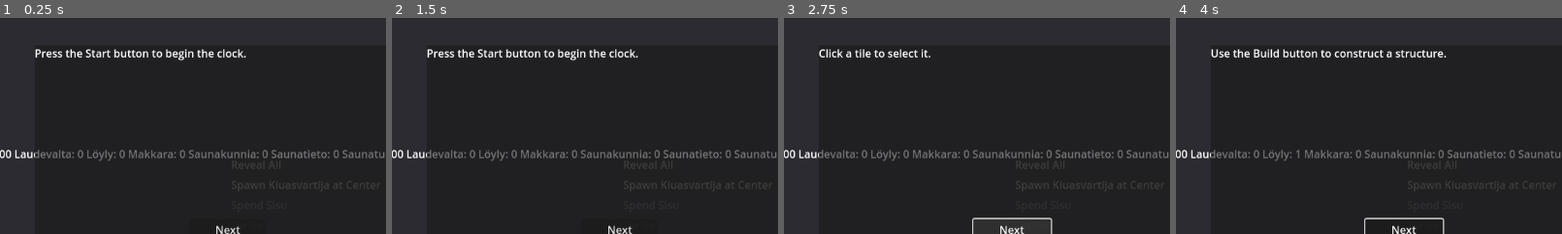
Above: before the commit, frames 1-4 (left to right).
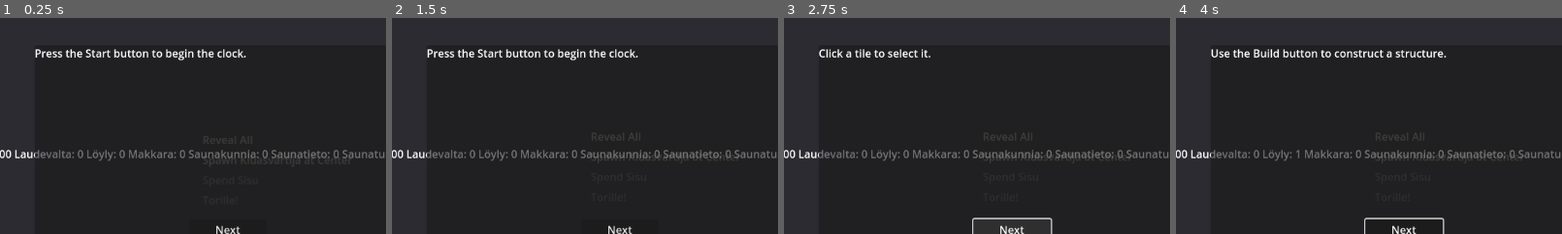
Above: after the commit, the same moments.

Repository: wasab1kastike/finsim_AA-club
Game: Godot game, scene res://scenes/ui/Main.tscn
Two runs of this game, one before a commit and one after it. Both use one fixed random seed, a clock stepped at 60 frames per second and the inputs below.
Inputs:
- Up to frame 1 (0.25 s): no input
- Up to frame 2 (1.5 s): click "Start" at 0.5 s; click "Start" at 1.25 s
- Up to frame 3 (2.75 s): click "Next" at 2 s
- Up to frame 4 (4 s): click "Next" at 2.75 s; click "Reveal All" at 3.5 s
The pictures show only the part of the screen within x 20-70%, y 19-68%; the shares and areas given below are measured in that part.

The runs differ from the first frame. In frame 1, 0.2% of the frame differs, in the area x 53-98%, y 54-81%; in frame 2, 0.4%, in the area x 51-98%, y 53-81%; in frame 3, 0.4%; in frame 4, 0.4%.

Commit message:
Assign TileSet to world layers

Diff:
--- a/scenes/world/World.tscn
+++ b/scenes/world/World.tscn
@@ -1,6 +1,7 @@
-[gd_scene load_steps=4 format=3]
+[gd_scene load_steps=5 format=3]
 
 [ext_resource type="Script" path="res://scripts/world/World.gd" id="1"]
+[ext_resource type="TileSet" path="res://resources/TileSet.tres" id="2"]
 [ext_resource type="Material" path="res://resources/GridOutline.tres" id="3"]
 [ext_resource type="Script" path="res://scripts/world/HexMap.gd" id="4"]
 
@@ -16,13 +17,13 @@
 
 [node name="Terrain" type="TileMapLayer" parent="HexMap"]
 material = ExtResource("3")
-tile_set = null
+tile_set = ExtResource("2")
 
 [node name="Buildings" type="TileMapLayer" parent="HexMap"]
-tile_set = null
+tile_set = ExtResource("2")
 
 [node name="Fog" type="TileMapLayer" parent="HexMap"]
-tile_set = null
+tile_set = ExtResource("2")
 modulate = Color(1, 1, 1, 0.55)
 
 [node name="Units" type="Node2D" parent="."]
--- a/scripts/world/HexMap.gd
+++ b/scripts/world/HexMap.gd
@@ -2,6 +2,7 @@
 class_name HexMap
 
 const TILE_SIZE := Vector2i(96, 84)
+const TILE_SET_PATH := "res://resources/TileSet.tres"
 
 
 const TERRAIN_SOURCE_IDS: Dictionary[String, int] = {
@@ -43,6 +44,7 @@
 signal tile_clicked(cell: Vector2i)
 
 func _ready() -> void:
+    _ensure_tile_sets()
     _update_grid_outline()
     if radius <= 0:
         push_warning("HexMap radius is 0")
@@ -78,6 +80,15 @@
         var t: Dictionary = GameState.tiles[coord]
         t["explored"] = true
         GameState.tiles[coord] = t
+
+func _ensure_tile_sets() -> void:
+    var ts: TileSet = load(TILE_SET_PATH)
+    if terrain_layer.tile_set == null:
+        terrain_layer.tile_set = ts
+    if buildings_layer.tile_set == null:
+        buildings_layer.tile_set = ts
+    if fog_layer.tile_set == null:
+        fog_layer.tile_set = ts
 
 func _update_grid_outline() -> void:
     if terrain_layer.material is ShaderMaterial:
